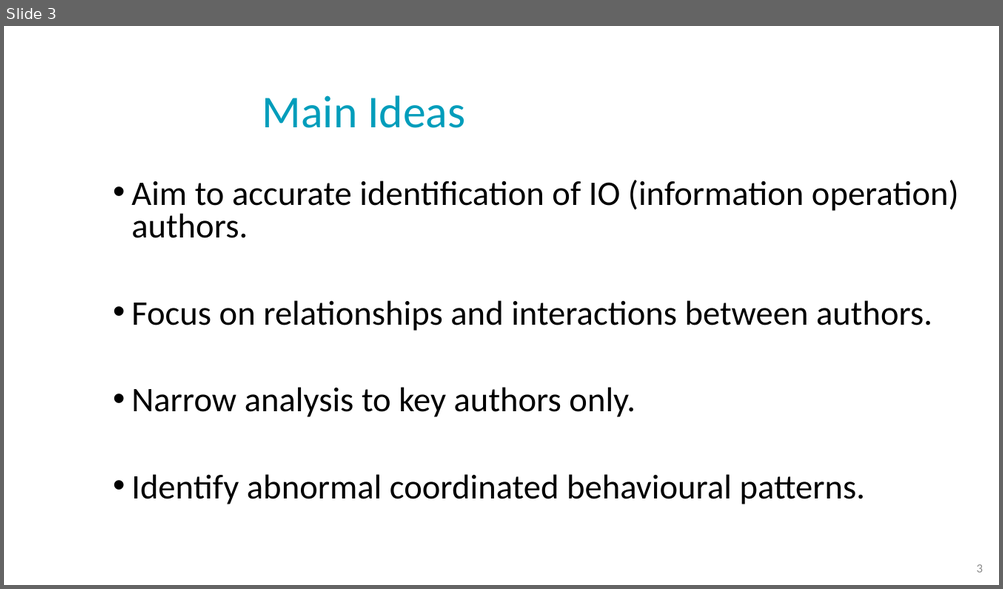
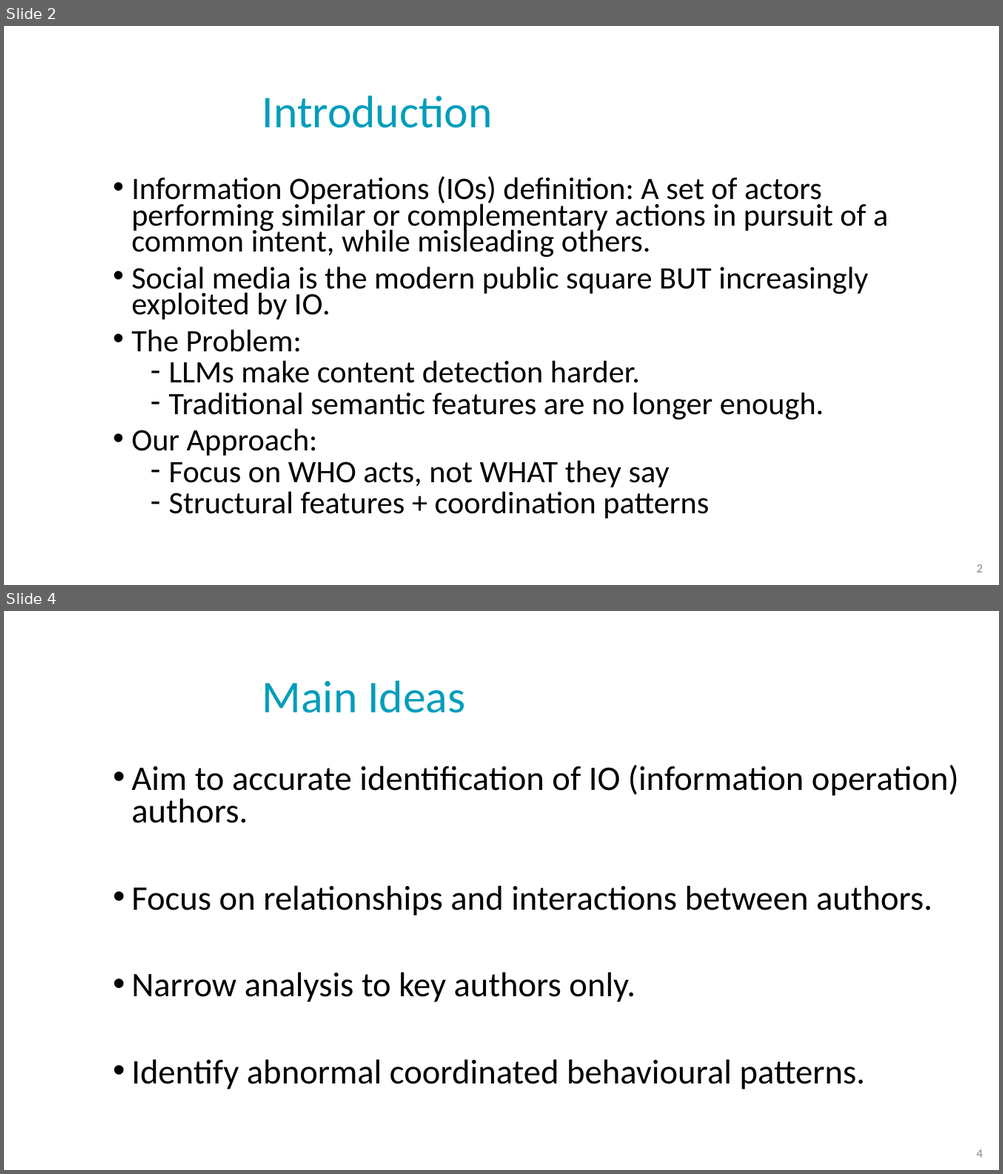
Before and after one commit to NoaTal1996/Backbone-Graph, a slide deck: docs/cbg_saback.pptx. Shown one above the other, each under a label of ours: slide 3 before the commit, slides 2 and 4 after it; the slides between them are not shown. The pictures are 1003x589 and 1003x1174 pixels, drawn with LibreOffice and Linux fonts; fonts in the diff are those of the drawing; background and template pictures are left out. Boxes give left, top, right and bottom in pixels: in the first picture for what was removed or moved away, otherwise in the second. Text is boxed around its words. In the diff, an @@ line names an element or a change of style, - is before the commit and + after.

```diff
--- a/docs/cbg_saback.pptx
+++ b/docs/cbg_saback.pptx
@@ slide 2 added at bbox=[4, 26, 999, 585], background picture (left out) @@
@@ title added at bbox=[262, 96, 492, 128], 44 pt, text #009DBB @@
+Introduction
@@ text added at bbox=[131, 176, 888, 519], 30.2 pt, text #000000 @@
+• Information Operations (IOs) definition: A set of actors performing similar or complementary actions in pursuit of a common intent, while misleading others.
+• Social media is the modern public square BUT increasingly exploited by IO.
+• The Problem:
+  – LLMs make content detection harder.
+  – Traditional semantic features are no longer enough.
+• Our Approach:
+  – Focus on WHO acts, not WHAT they say
+  – Structural features + coordination patterns
@@ page number added at bbox=[976, 565, 982, 573], 12 pt, text #8C8C8C @@
+2
@@ what was slide 3 is now slide 4 @@
@@ page number at bbox=[976, 1150, 982, 1158]: text changed @@
-3
+4
```
Also in this commit, not shown: 1 slide changed.
